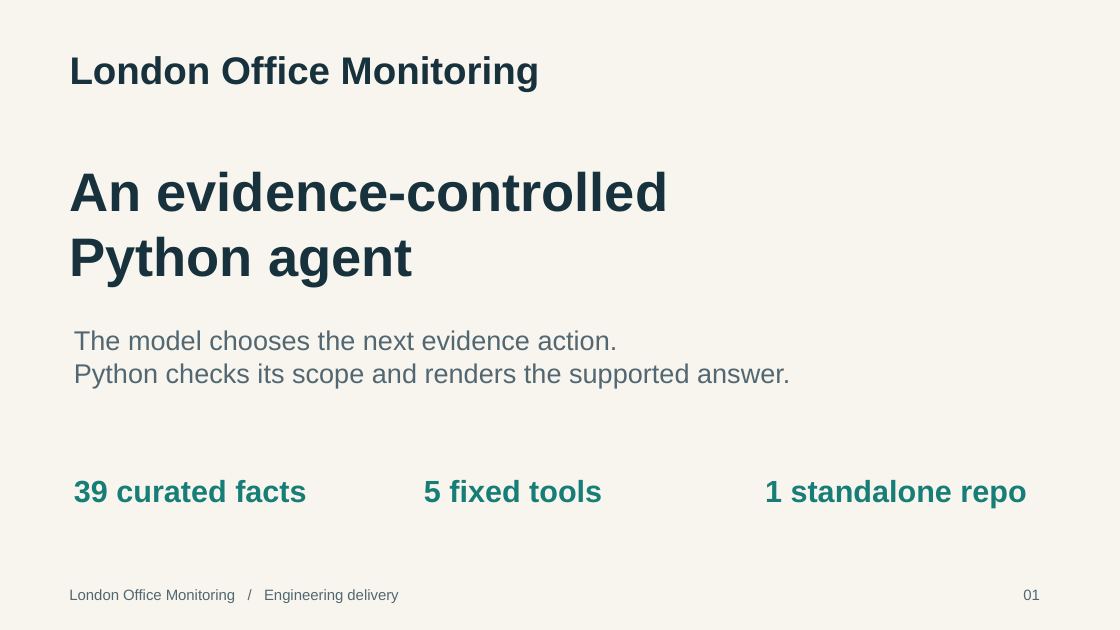
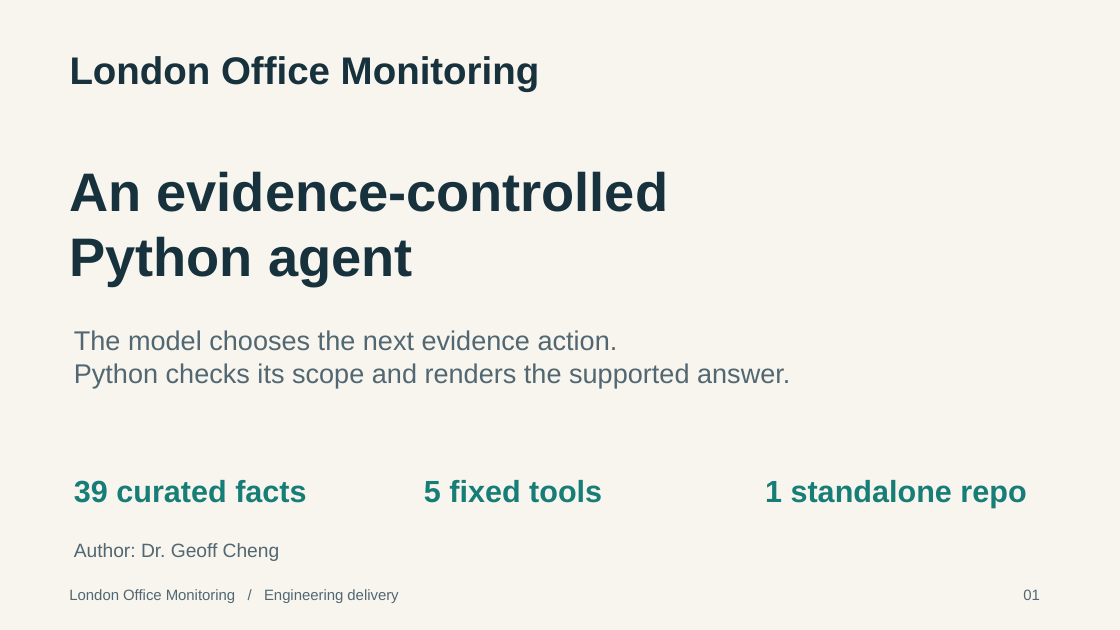
Before and after one commit to jiefengcheng/london-office-monitoring-public, a slide deck: slide 1 of slides/london-office-monitoring.pptx. Drawn at 1120x630 pixels with LibreOffice and Linux fonts; fonts in the diff are those of the drawing. Boxes give left, top, right and bottom in pixels: in the first picture for what was removed or moved away, otherwise in the second. Text is boxed around its words. In the diff, an @@ line names an element or a change of style, - is before the commit and + after.

Commit message:
Credit Dr Geoff Cheng on presentation cover

```diff
--- a/slides/london-office-monitoring.pptx
+++ b/slides/london-office-monitoring.pptx
@@ text added at (x1=74, y1=543, x2=280, y2=561), 16.5 pt, text #526771 @@
+Author: Dr. Geoff Cheng
```
Also in this commit, not shown: 4 other files.
